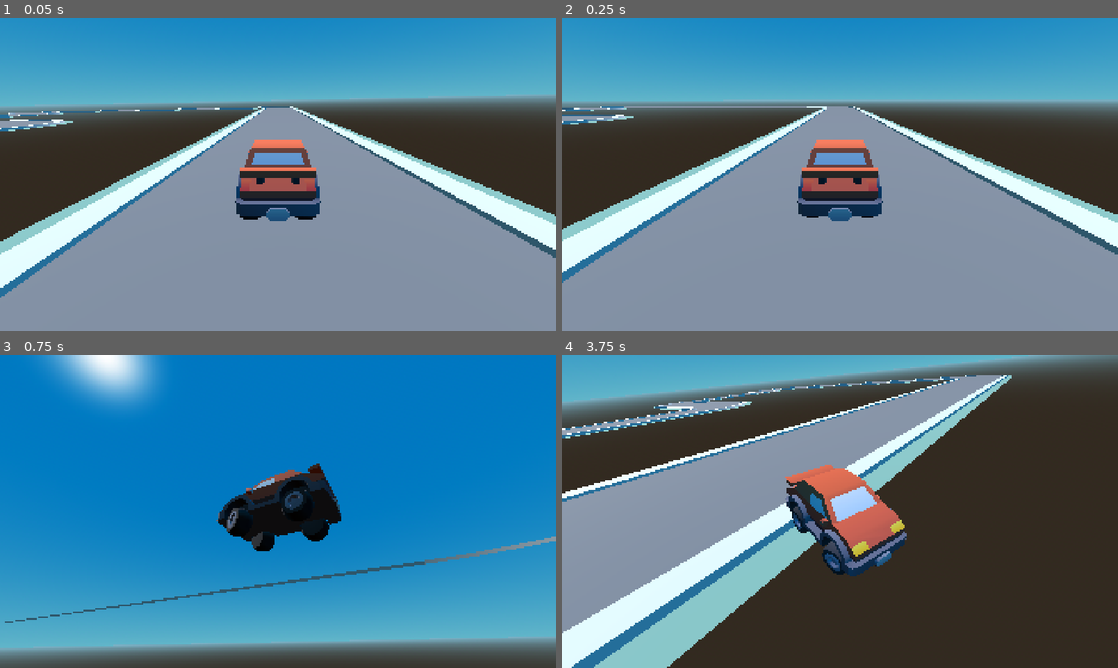
Above: before the commit, frames 1-4 (two rows, left to right).
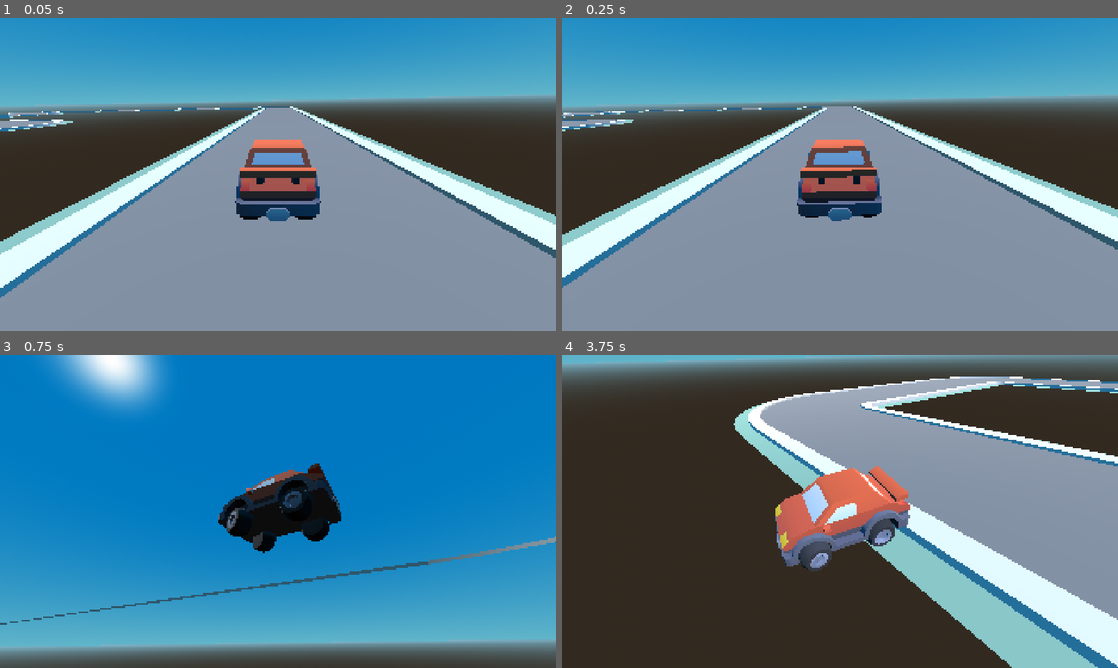
Above: after the commit, the same moments.

Repository: akanksh-ch/kar-game
Game: Godot game, scene res://Scenes/main.tscn
The game is run twice, just before and just after one commit, with the same random seed, the same clock (stepped at 60 frames per second) and the same inputs.
Inputs (mouse positions are in pixels of both pictures, inside the frame that each line leads up to):
- Up to frame 1 (0.05 s): no input
- Up to frame 2 (0.25 s): no input
- Up to frame 3 (0.75 s): move the mouse to (400, 495) at 0.52 s; hold D (Right) from 0.53 s (still down); hold W (Gas) from 0.53 s (still down)
- Up to frame 4 (3.75 s): move the mouse to (728, 527) at 1.27 s; release D (Right) at 1.28 s; release W (Gas) at 1.28 s; hold S (Brake) 1.28-2.03 s; tap W (Gas) at 1.35, 2.85 s; move the mouse to (895, 442) at 2.02 s; hold W (Gas) 2.03-2.78 s; hold D (Right) 2.03-3.53 s; move the mouse to (812, 574) at 2.77 s; move the mouse to (1006, 558) at 3.52 s; hold A (Left) from 3.53 s (still down); hold W (Gas) from 3.53 s (still down)

Frame 1 is identical in both runs. In frame 2, 6.8% of the frame differs, in the area x 0-100%, y 24-87%; in frame 3, 1.5%; in frame 4, 73%, in the area x 0-100%, y 0-100%.

Commit message:
Ignored following bounciness of car itself. using top_level and setting global position based on parent. Assisted by claude sonnet 5.5

Diff:
--- a/Scripts/Camera.gd
+++ b/Scripts/Camera.gd
@@ -1,10 +1,16 @@
 extends Node3D
 
 @export var SENSITIVITY = 1.0
+@onready var target: Node3D = get_parent()  # the Kar
+
+func _ready() -> void:
+	top_level = true  # ignore the car's tilt and roll
+
+func _process(_delta: float) -> void:
+	global_position = target.global_position
 
 func _input(event: InputEvent) -> void:
 	if event is InputEventMouseMotion:
 		self.rotation_degrees.x += event.relative.y
 		self.rotation_degrees.y += -event.relative.x
-
 		self.rotation_degrees.x = clampf(rotation_degrees.x, -70, 70) # 90 - 20 as spring arm is already rotated to 20 degrees by default
